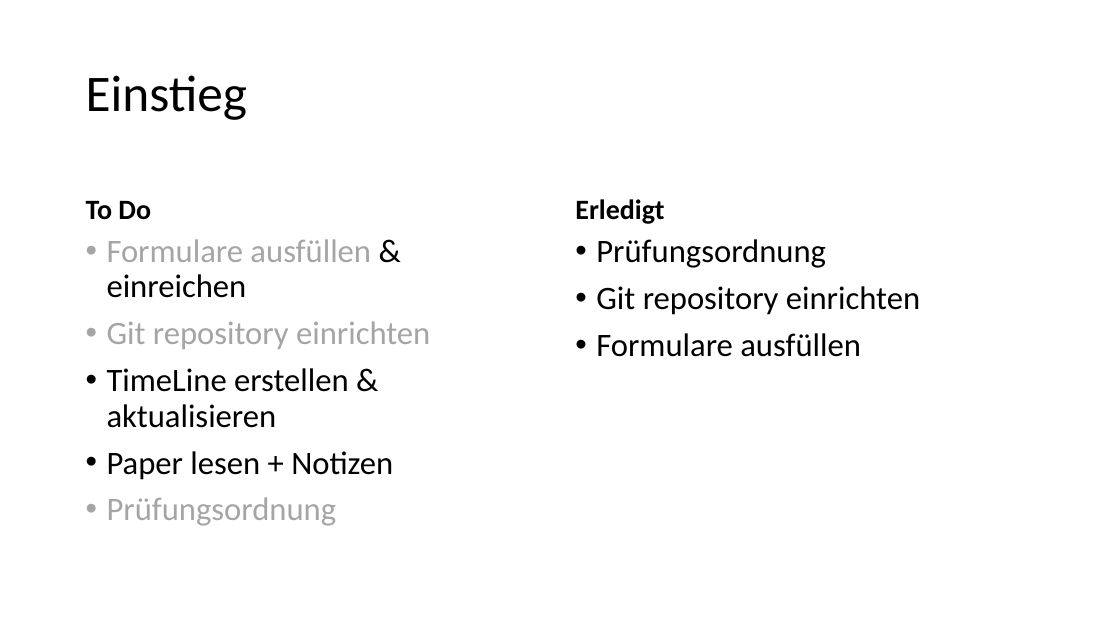
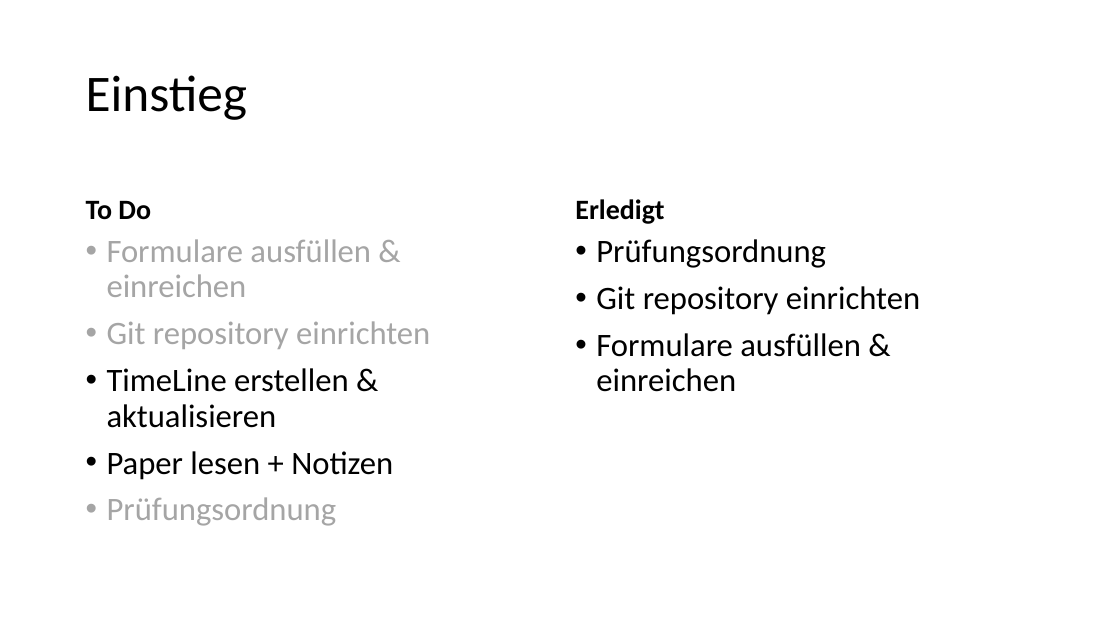
Before and after one commit to MD-cyb3/bachelor-thesis, a slide deck: slide 2 of Allgemeines/TimeLine.pptx. Drawn at 1120x630 pixels with LibreOffice and Linux fonts; fonts in the diff are those of the drawing. Boxes give left, top, right and bottom in pixels: in the first picture for what was removed or moved away, otherwise in the second. Text is boxed around its words. In the diff, an @@ line names an element or a change of style, - is before the commit and + after.

```diff
--- a/Allgemeines/TimeLine.pptx
+++ b/Allgemeines/TimeLine.pptx
@@ text at <box>107,239,371,297</box>: text colour #000000 to #A5A5A5 in "& einreichen" @@
@@ text at <box>596,333,861,392</box>: text changed @@
-• Formulare ausfüllen
+• Formulare ausfüllen & einreichen
```
Also in this commit, not shown: 4 other slides changed.
